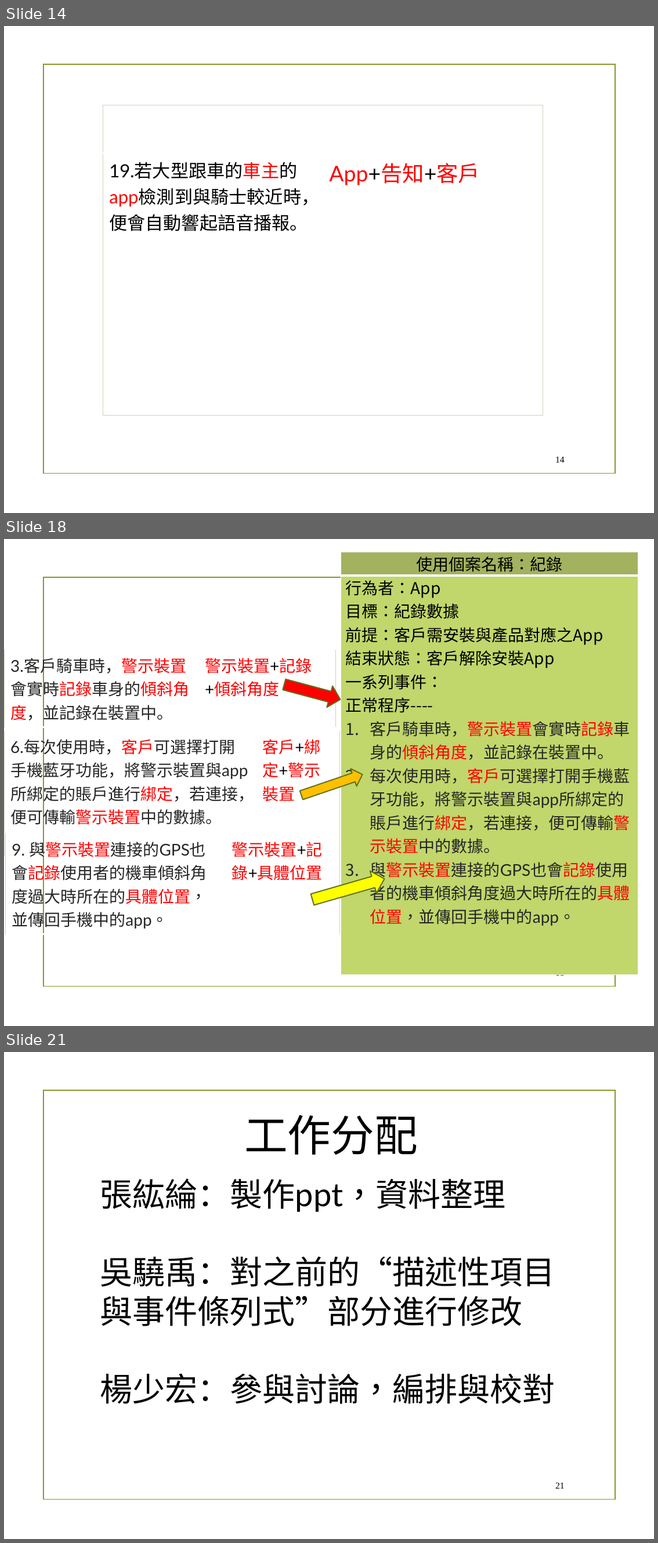
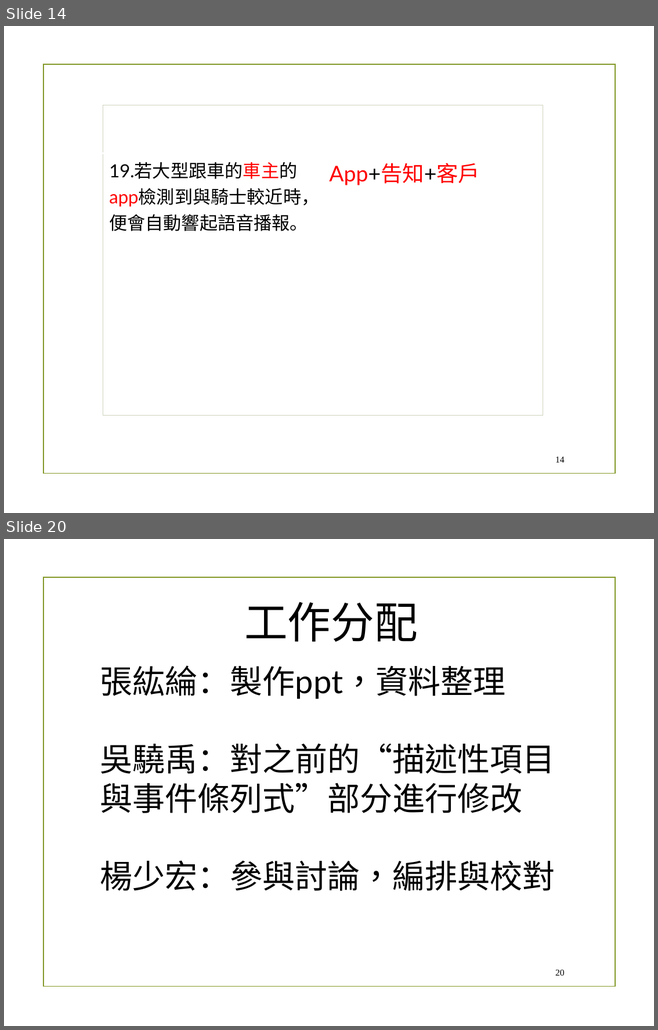
Before and after one commit to chandlerkuo/sharepee, a slide deck: 陀螺儀機車警示裝置.pptx. Shown one above the other, each under a label of ours: slides 14, 18 and 21 before the commit, slides 14 and 20 after it; the slides between them are not shown. The pictures are 658x1543 and 658x1030 pixels, drawn with LibreOffice and Linux fonts; fonts in the diff are those of the drawing; background and template pictures are left out. Boxes give left, top, right and bottom in pixels: in the first picture for what was removed or moved away, otherwise in the second. Text is boxed around its words. In the diff, an @@ line names an element or a change of style, - is before the commit and + after.

Commit message:
Add files via upload
修改使用個案

```diff
--- a/陀螺儀機車警示裝置.pptx
+++ b/陀螺儀機車警示裝置.pptx
@@ slide 18 removed at [4, 539, 654, 1026], background picture (left out); not listed: 1 template element that a slide beside it also shows @@
@@ table removed at [340, 552, 637, 968], 2 rows, 1 columns @@
-使用個案名稱：紀錄
-行為者：App / 目標：紀錄數據 / 前提：客戶需安裝與產品對應之App / 結束狀態：客戶解除安裝App / 一系列事件： / 正常程序---- / 客戶騎車時，警示裝置會實時記錄車身的傾斜角度，並記錄在裝置中。 / 每次使用時，客戶可選擇打開手機藍牙功能，將警示裝置與app所綁定的賬戶進行綁定，若連接，便可傳輸警示裝置中的數據。 / 與警示裝置連接的GPS也會記錄使用者的機車傾斜角度過大時所在的具體位置，並傳回手機中的app。
@@ table removed at [4, 650, 335, 726], 1 rows, 2 columns @@
-3.客戶騎車時，警示裝置會實時記錄車身的傾斜角度，並記錄在裝置中。 | 警示裝置+記錄+傾斜角度
@@ right arrow removed at [281, 674, 343, 711] @@
@@ table removed at [4, 732, 340, 831], 1 rows, 2 columns @@
-6.每次使用時，客戶可選擇打開手機藍牙功能，將警示裝置與app所綁定的賬戶進行綁定，若連接，便可傳輸警示裝置中的數據。 | 客戶+綁定+警示裝置
@@ right arrow removed at [298, 766, 365, 804] @@
@@ table removed at [5, 834, 340, 933], 1 rows, 2 columns @@
-9. 與警示裝置連接的GPS也會記錄使用者的機車傾斜角度過大時所在的具體位置，並傳回手機中的app。 | 警示裝置+記錄+具體位置
@@ right arrow removed at [309, 867, 387, 911] @@
@@ page number removed at [555, 975, 564, 977] @@
-18
@@ what was slide 21 is now slide 20 @@
@@ page number at [555, 969, 564, 976]: text changed @@
-21
+20
```
Also in this commit, not shown: 5 slides changed, 2 slides added, 2 other slides removed.
